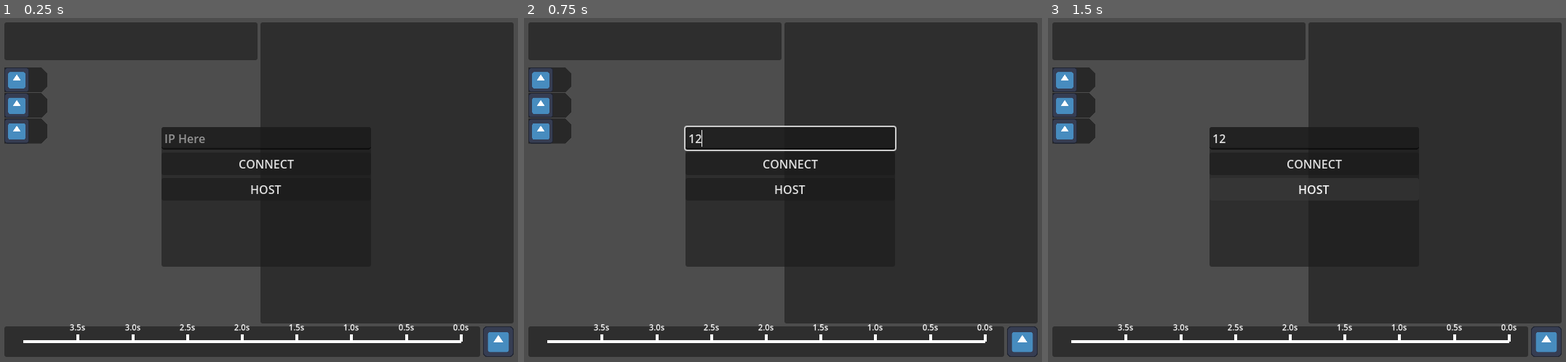
Above: before the commit, frames 1-3 (left to right).
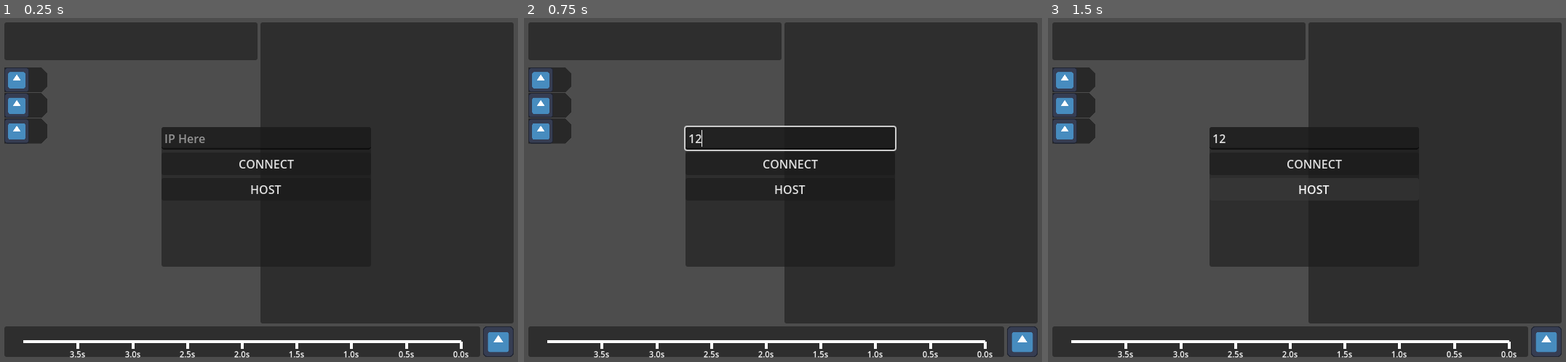
Above: after the commit, the same moments.

Repository: GlitchAnims/latent-depths
Game: Godot game, scene res://scenes/stronghold.tscn
The game is run twice, just before and just after one commit, with the same random seed, the same clock (stepped at 60 frames per second) and the same inputs. The engine's default icon, where the game draws it, is replaced by a stand-in: a white triangle on a blue panel in a dark square.
Inputs (mouse positions are in pixels of both pictures, inside the frame that each line leads up to):
- Up to frame 1 (0.25 s): no input
- Up to frame 2 (0.75 s): click (788, 138) at 0.52 s; type "12" at 0.6 s
- Up to frame 3 (1.5 s): click "HOST" at 1.25 s

The runs differ from the first frame. In frame 1, 0.6% of the frame differs, in the area x 13-91%, y 89-99%; in frame 2, 0.6%; in frame 3, 0.6%.

Commit message:
Timeline Markers modified

Diff:
--- a/scenes/HUD/timeline_marker.tscn
+++ b/scenes/HUD/timeline_marker.tscn
@@ -13,6 +13,13 @@
 
 [node name="Label" type="Label" parent="." unique_id=1653088211]
 layout_mode = 0
-offset_right = 40.0
-offset_bottom = 23.0
+offset_left = -20.0
+offset_top = -35.0
+offset_right = 20.0
+offset_bottom = -12.0
 text = "1"
+horizontal_alignment = 1
+
+[node name="Tringl" type="Polygon2D" parent="." unique_id=439480763]
+position = Vector2(0, -3)
+polygon = PackedVector2Array(-7, -10, 7, -10, 0, 0)
--- a/scenes/HUD/timeline_marker_seconds.tscn
+++ b/scenes/HUD/timeline_marker_seconds.tscn
@@ -21,14 +21,14 @@
 [node name="Label" type="Label" parent="." unique_id=1653088211]
 layout_mode = 0
 offset_left = -19.999998
-offset_top = -35.0
+offset_top = 8.999996
 offset_right = 20.000002
-offset_bottom = -12.0
+offset_bottom = 31.999996
 scale = Vector2(0.7, 0.7)
-pivot_offset_ratio = Vector2(0.5, 1)
+pivot_offset_ratio = Vector2(0.5, 0)
 text = "1.0s"
 horizontal_alignment = 1
 
 [node name="Line2D" type="Line2D" parent="." unique_id=1324126698]
-points = PackedVector2Array(0, 0, 0, -10)
+points = PackedVector2Array(0, 0, 0, 10)
 width = 4.0
--- a/scripts/HUD/BattleTimeline.gd
+++ b/scripts/HUD/BattleTimeline.gd
@@ -50,11 +50,15 @@
 
 	for i in sec_mark_count:
 		var marker: TimelineMarker_Seconds = secondmarker_list[i]
-		marker.visible = i < sec_sect_count
-		marker.IDLabel.text = String.num(0.5 * i, 1) + "s"
-		var timeline_mult: float = float(time_per_second*0.5*i) / timeline_limit
-		var timeline_pos: float = timeline_mult * (line_end.x-line_start.x)
-		marker.position = line_end - Vector2(timeline_pos,0)
+		@warning_ignore("narrowing_conversion")
+		var marker_time: int = time_per_second*i*0.5
+		var marker_visible: bool = marker_time < timeline_limit - (time_per_second*0.1)
+		marker.visible = marker_visible
+		if marker_visible:
+			marker.IDLabel.text = String.num(0.5 * i, 1) + "s"
+			var timeline_mult: float = float(marker_time) / timeline_limit
+			var timeline_pos: float = timeline_mult * (line_end.x-line_start.x)
+			marker.position = line_end - Vector2(timeline_pos,0)
 
 	var unit_list: Array[Unit] = GameData.unit_dict.values() as Array[Unit]
 	var unit_count: int = unit_list.size()
